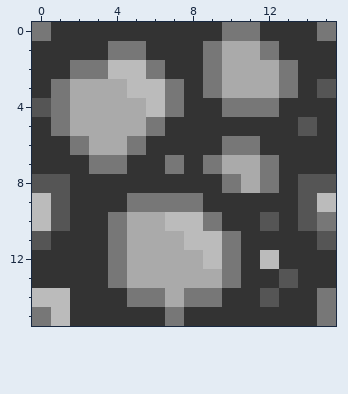
Two versions of one pixel-art file, assets/Art/Textures/Cobblestone.aseprite. That is the earlier state.
16x16 pixels, 1 frame.
The same view after the edit:
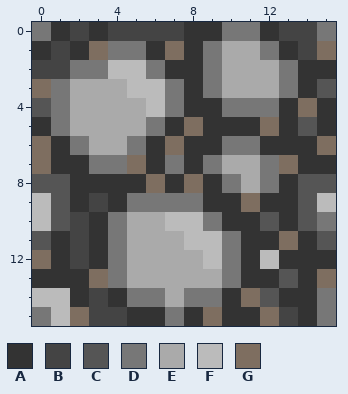
Palette (. is transparent): A #333333  B #444444  C #555555  D #777777  E #aaaaaa  F #bbbbbb  G #7e6e60
Edits made:
Changed rows in their new state; - is an unchanged pixel.
first column x 0:
 0 --B-BBBB-----BB-
 1 -B-G---G------BG
 2 BB--------------
 3 G---------------
 4 --------------G-
 5 --------G---G---
 6 G------G-------G
 7 G----G-------G--
 8 ------G-G-------
 9 ---B-------G----
10 --B-------------
11 --B----------G--
12 G-B-------------
13 ---G-----------G
14 ---B-------G----
15 --GBB----G--GB--
